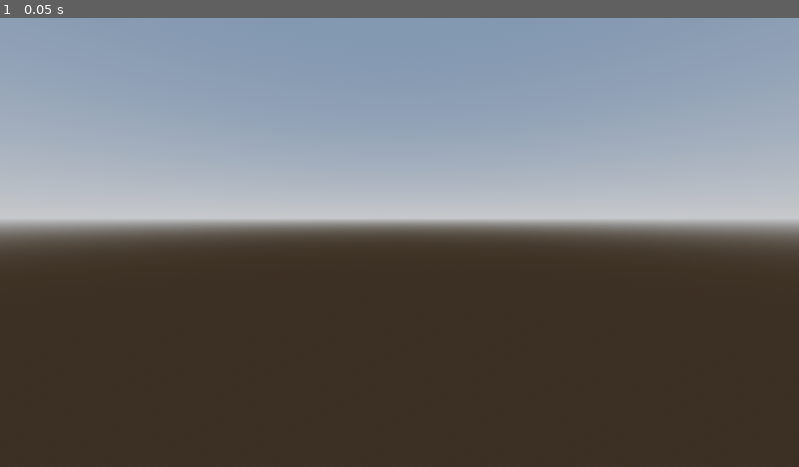
Above: before the commit, frame 1.
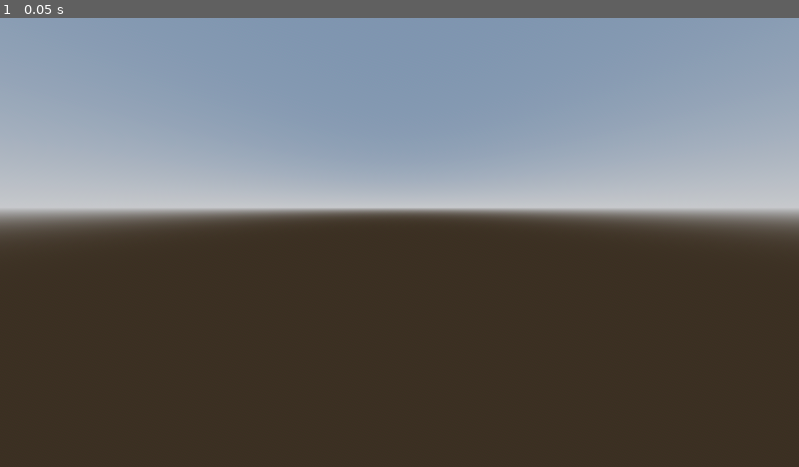
Above: after the commit, the same moment.

Repository: ParaplegicMouse/1m-Game
Game: Godot game, scene res://main.tscn
Two runs of this game, one before a commit and one after it. Both use one fixed random seed, a clock stepped at 60 frames per second and the inputs below. The project has no main scene, so this scene is started directly.
Inputs:
- Up to frame 1 (0.05 s): no input

The runs differ from the first frame. In frame 1, 6.9% of the frame differs, in the area x 0-100%, y 42-51%.

Commit message:
Changed camera angle

Diff:
--- a/main.tscn
+++ b/main.tscn
@@ -20,4 +20,5 @@
 environment = SubResource("Environment_1c623")
 
 [node name="Camera3D" type="Camera3D" parent="."]
-transform = Transform3D(1, 0, 0, 0, 0.99656, 0.0828778, 0, -0.0828778, 0.99656, 0, 0.893846, 0.94787)
+transform = Transform3D(1, 0, 0, 0, 0.968917, 0.247388, 0, -0.247388, 0.968917, 0, 0.873981, 0.94787)
+fov = 117.061
